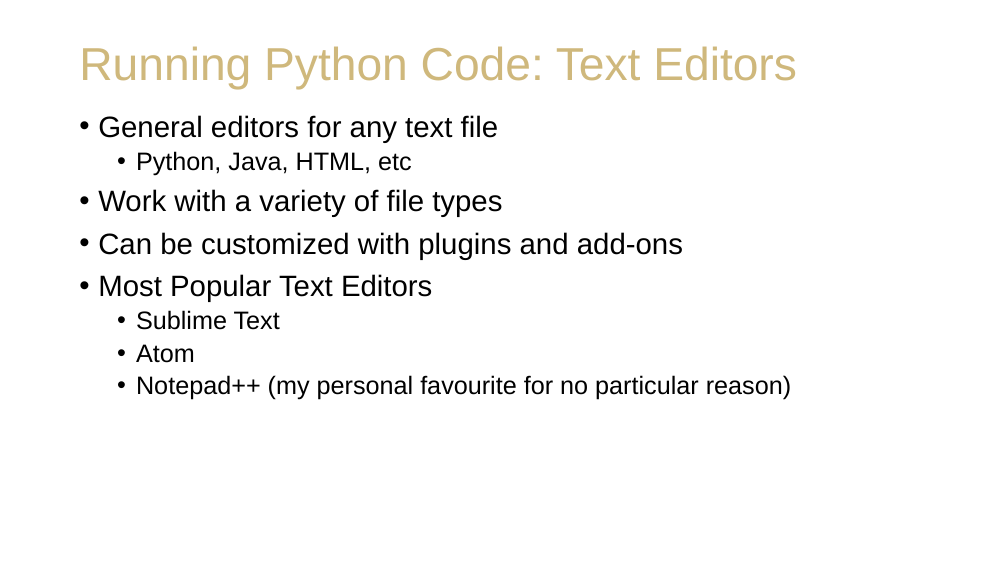
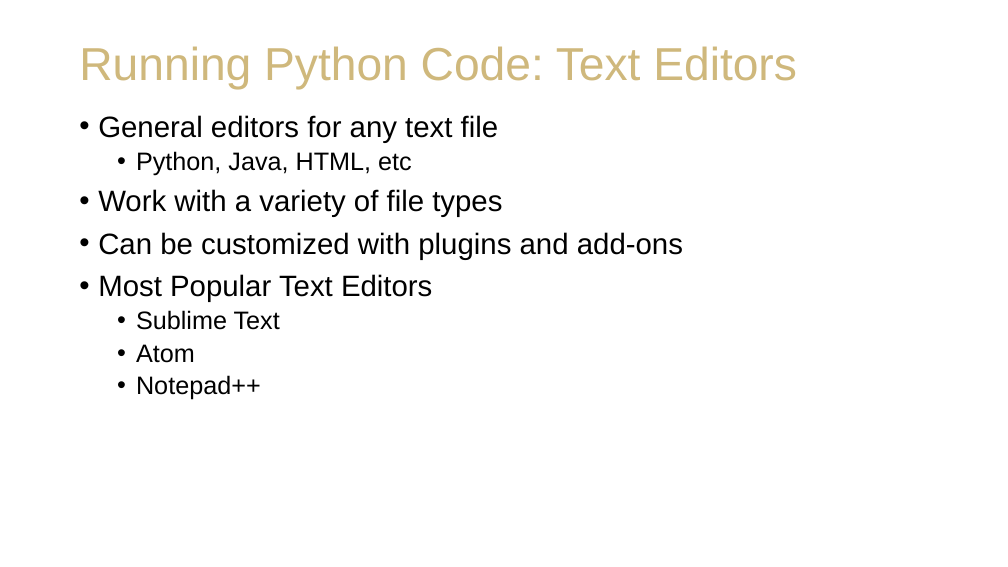
Before and after one commit to staylorx/cu-leeds-baim3220, a slide deck: slide 6 of Week 1/W1D1_ Intro to Python.pptx. Drawn at 1008x567 pixels with LibreOffice and Linux fonts; fonts in the diff are those of the drawing; background and template pictures are left out. Boxes give left, top, right and bottom in pixels: in the first picture for what was removed or moved away, otherwise in the second. Text is boxed around its words. In the diff, an @@ line names an element or a change of style, - is before the commit and + after.

```diff
--- a/Week 1/W1D1_ Intro to Python.pptx
+++ b/Week 1/W1D1_ Intro to Python.pptx
@@ text at [136, 375, 261, 400]: text changed @@
-  • Notepad++ (my personal favourite for no particular reason)
+  • Notepad++
```
Also in this commit, not shown: 3 other slides changed, 5 other files.
